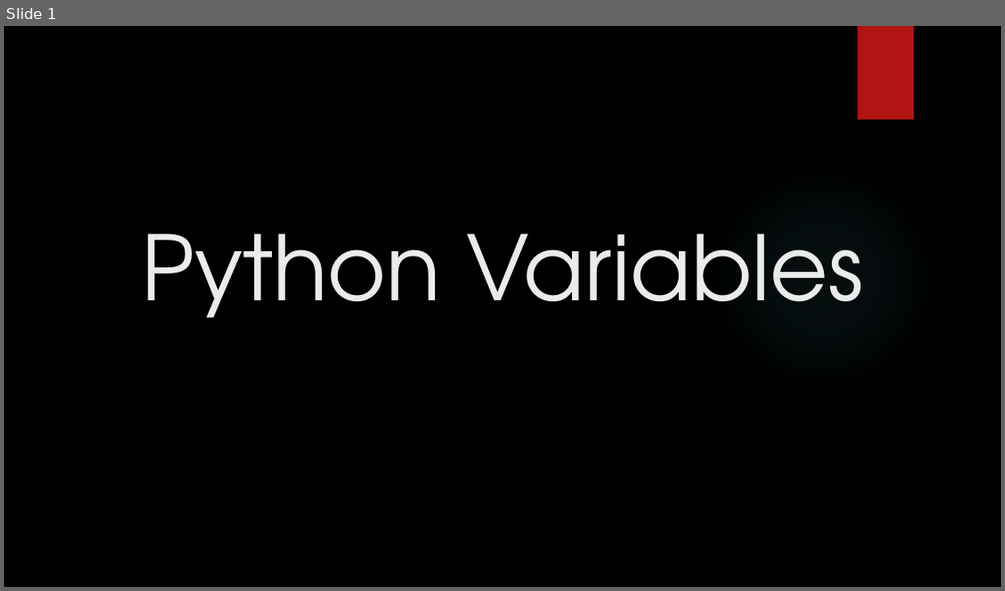
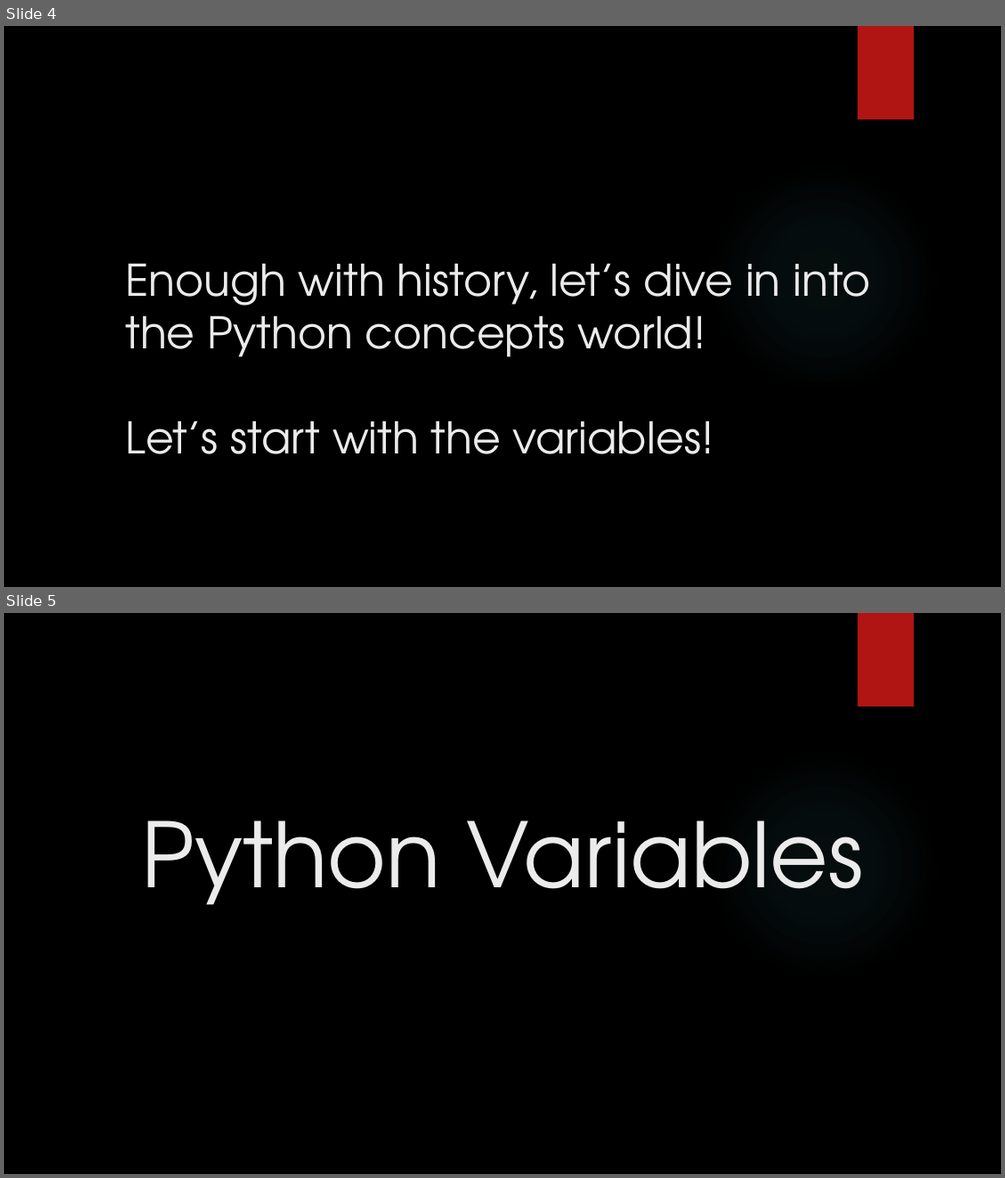
Before and after one commit to D-Voronkov-Official/Learning-Python, a slide deck: Presentations/Variables.pptx. Shown one above the other, each under a label of ours: slide 1 before the commit, slides 4 and 5 after it. The pictures are 1005x591 and 1005x1178 pixels, drawn with LibreOffice and Linux fonts; fonts in the diff are those of the drawing; background and template pictures are left out. Boxes give left, top, right and bottom in pixels: in the first picture for what was removed or moved away, otherwise in the second. Text is boxed around its words. In the diff, an @@ line names an element or a change of style, - is before the commit and + after.

Commit message:
Added Python advantages and explanation of what function is

```diff
--- a/Presentations/Variables.pptx
+++ b/Presentations/Variables.pptx
@@ slide 4 added at <box>4,26,1001,587</box>, background picture (left out); not listed: 2 template elements that a slide beside it also shows @@
@@ title added at <box>125,263,870,454</box>, 42 pt, text #EBEBEB @@
+Enough with history, let’s dive in into the Python concepts world!
+Let’s start with the variables!
@@ what was slide 1 is now slide 5 @@
```
Also in this commit, not shown: 2 slides changed, 6 other slides added.
